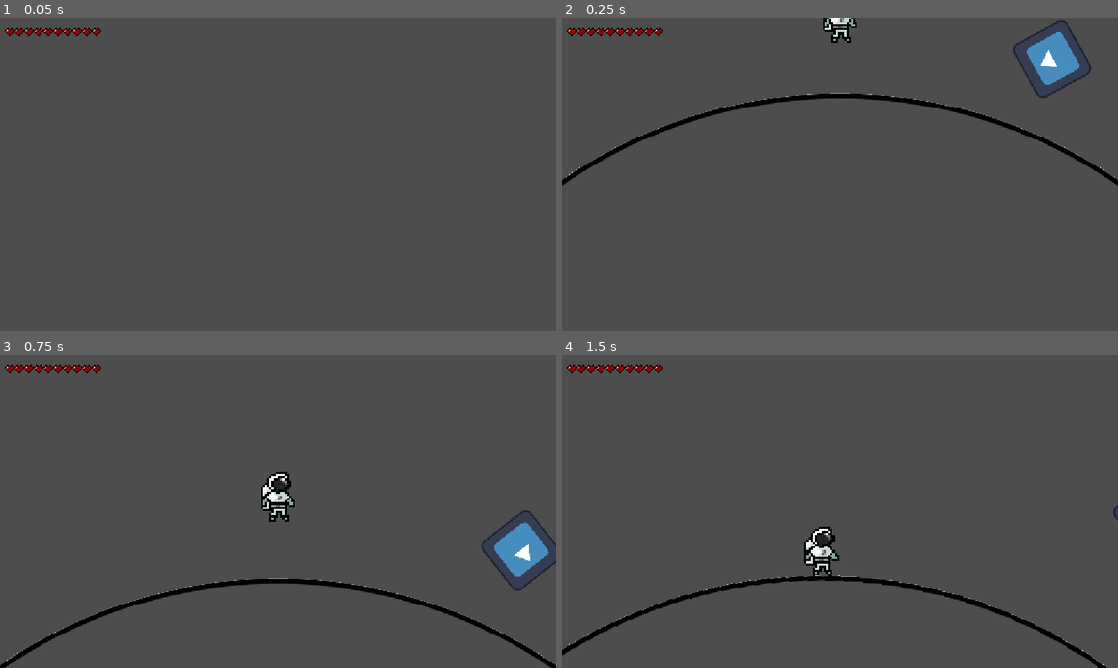
Above: before the commit, frames 1-4 (two rows, left to right).
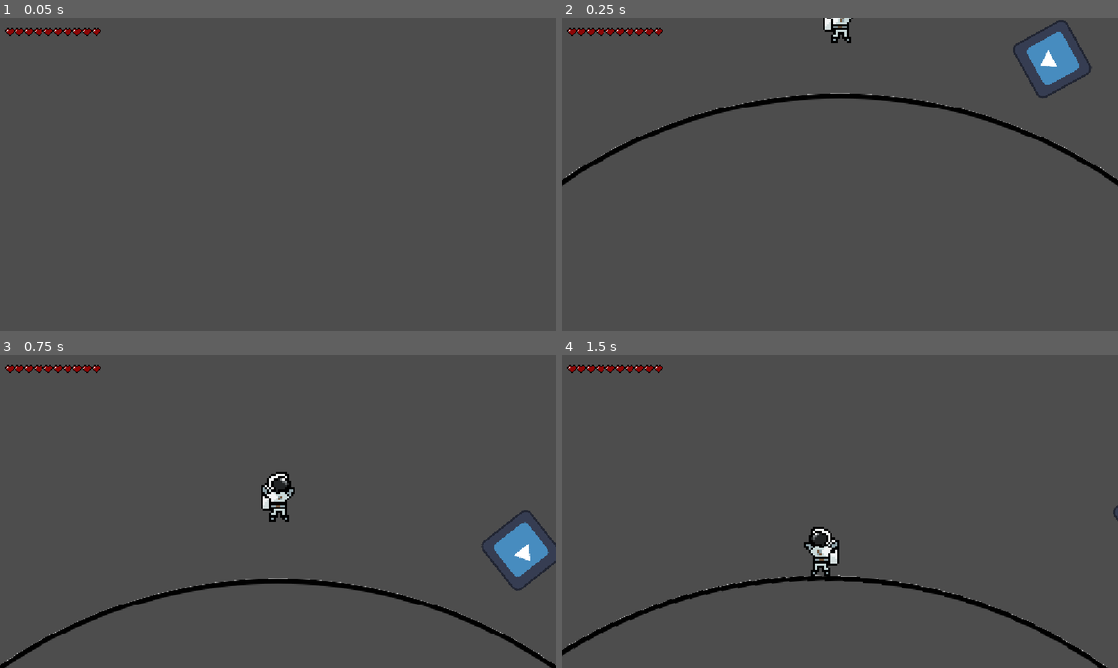
Above: after the commit, the same moments.

Repository: sDANTOSO/whs-overlockers-kiwihacks
Game: Godot game, scene res://Scenes/test_planet2.tscn
Two runs of this game, one before a commit and one after it. Both use one fixed random seed, a clock stepped at 60 frames per second and the inputs below. This scene is started directly instead of the project's main scene. The engine's default icon, where the game draws it, is replaced by a stand-in: a white triangle on a blue panel in a dark square.
Inputs (mouse positions are in pixels of both pictures, inside the frame that each line leads up to):
- Up to frame 1 (0.05 s): no input
- Up to frame 2 (0.25 s): no input
- Up to frame 3 (0.75 s): tap Enter (ui_accept) at 0.5 s; move the mouse to (400, 495) at 0.52 s; hold Right (ui_right) from 0.53 s (still down); hold C (checkpoint) from 0.53 s (still down)
- Up to frame 4 (1.5 s): tap Enter (ui_accept) at 0.77, 0.8, 1.07, 1.35 s; move the mouse to (728, 527) at 1.27 s; release Right (ui_right) at 1.28 s; release C (checkpoint) at 1.28 s; hold Left (ui_left) from 1.28 s (still down)

Frame 1 is identical in both runs. In frame 2, less than 0.1% of the frame differs, in the area x 47-53%, y 0-4%; in frame 3, 0.1%; in frame 4, 0.5%, in the area x 43-50%, y 54-71%.

Commit message:
added player jump sprite

Diff:
--- a/fruity-space/Scenes/enemy_planet.tscn
+++ b/fruity-space/Scenes/enemy_planet.tscn
@@ -1,11 +1,12 @@
-[gd_scene format=3 uid="uid://dssbvnviwkc3b"]
+[gd_scene format=3 uid="uid://ceiwtjlc6xolg"]
 
 [ext_resource type="Script" uid="uid://c4ih7tbvxawu2" path="res://Scripts/test_planet.gd" id="1_hiosp"]
 [ext_resource type="PackedScene" uid="uid://dlu0f2d5md400" path="res://Scenes/checkpoint.tscn" id="2_4wstj"]
-[ext_resource type="PackedScene" uid="uid://bx76id5dv6bm3" path="res://Scenes/player.tscn" id="3_4wstj"]
+[ext_resource type="PackedScene" uid="uid://8k1sr0b3kpet" path="res://Scenes/player.tscn" id="3_4wstj"]
 [ext_resource type="Texture2D" uid="uid://cattslbbgtw1x" path="res://Assets/planet-v2.png" id="4_4wstj"]
 [ext_resource type="Script" uid="uid://btu1t77ylm0xs" path="res://Scripts/path_follow_2d.gd" id="4_747j0"]
 [ext_resource type="PackedScene" uid="uid://bnf2da3nf22m0" path="res://Scenes/evil_enemy.tscn" id="4_hiosp"]
+[ext_resource type="Script" uid="uid://dsxkmkw28u3iy" path="res://Scripts/player.gd" id="4_jooks"]
 [ext_resource type="PackedScene" uid="uid://s3d8uge3iohp" path="res://Scenes/collectable.tscn" id="7_hl06r"]
 
 [sub_resource type="CircleShape2D" id="CircleShape2D_cq4jf"]
@@ -29,6 +30,7 @@
 
 [node name="Player" parent="." unique_id=281807801 instance=ExtResource("3_4wstj")]
 position = Vector2(1300, 0)
+script = ExtResource("4_jooks")
 checkpoint_position = Vector2(0, 1200)
 
 [node name="Camera2D" parent="Player" index="2" unique_id=678578449]
--- /dev/null
+++ b/fruity-space/Scenes/player.gd
@@ -0,0 +1,52 @@
+extends CharacterBody2D
+
+
+@export var SPEED:float = 300;
+var theta:float = 0;
+var magnitude:float = 1200;
+@export var jump_velocity = 5;
+@export var G = 10000000;
+@onready var shapecast = $ShapeCast2D
+
+var magnitude_velocity = 0;
+
+func _ready() -> void:
+	theta = wrapf(theta, 0, TAU)
+	rotation = theta + PI/2
+	position = Vector2(
+		magnitude * cos(theta),
+		magnitude * sin(theta)
+	)
+
+func _physics_process(delta: float) -> void:
+	var direction := Input.get_axis("ui_left", "ui_right")
+
+	if not shapecast.is_colliding():
+		var A = G / max(magnitude * magnitude, 0.1)
+		magnitude_velocity += A * delta
+	else:
+		if Input.is_action_pressed("ui_accept"):
+			magnitude_velocity -= jump_velocity
+		else:
+			magnitude_velocity = 0.0
+
+	print(magnitude_velocity)
+	magnitude -= magnitude_velocity
+
+	var angular_speed = SPEED / max(magnitude, 0.1)
+	var next_theta = theta + (direction * angular_speed * delta)
+	next_theta = wrapf(next_theta, 0, TAU)
+
+	var target_position = Vector2(
+		magnitude * cos(next_theta),
+		magnitude * sin(next_theta)
+	)
+
+	velocity = (target_position - position) / delta
+
+	if move_and_slide():
+		theta = position.angle()
+		rotation = theta + PI/2
+	else:
+		theta = next_theta
+		rotation = theta + PI/2
--- a/fruity-space/Scenes/player.tscn
+++ b/fruity-space/Scenes/player.tscn
@@ -1,90 +1,8 @@
 [gd_scene format=3 uid="uid://8k1sr0b3kpet"]
 
+[ext_resource type="Script" uid="uid://dsxkmkw28u3iy" path="res://Scripts/player.gd" id="1_cvnsp"]
+[ext_resource type="Texture2D" uid="uid://bys7nk5sq33xo" path="res://Assets/astronautJump.png" id="2_6t5aa"]
 [ext_resource type="Texture2D" uid="uid://c36jyu48duhdq" path="res://Assets/astronaut.png" id="2_cvnsp"]
-
-[sub_resource type="GDScript" id="GDScript_v0iea"]
-script/source = "extends CharacterBody2D
-
-@export var SPEED:float = 300
-var theta:float = 0;
-var magnitude:float = 1200;
-@export var jump_velocity: int = 5
-@export var G: int = 10000000
-@onready var shapecast = $ShapeCast2D
-@export var max_health: int = 10;
-var health: int = max_health
-@export var damage_cooldown: int = 10
-@export var checkpoint_position: Vector2
-
-var frames_since_last_damaged = 100;
-var magnitude_velocity = 0;
-
-func _ready() -> void:
-	goto_checkpoint()
-
-func goto_checkpoint():
-	theta = checkpoint_position.x
-	magnitude = checkpoint_position.y
-	theta = wrapf(theta, 0, TAU)
-	rotation = theta + PI/2
-	position = Vector2(
-		magnitude * cos(theta),
-		magnitude * sin(theta)
-	)
-
-func _physics_process(delta: float) -> void:
-	var direction := Input.get_axis(\"ui_left\", \"ui_right\")
-
-	if not shapecast.is_colliding():
-		var A = G / max(magnitude * magnitude, 0.1)
-		magnitude_velocity += A * delta
-	else:
-		if Input.is_action_pressed(\"ui_accept\"):
-			magnitude_velocity -= jump_velocity
-		else:
-			magnitude_velocity = 0.0
-
-	magnitude -= magnitude_velocity
-
-	var angular_speed = SPEED / max(magnitude, 0.1)
-	var next_theta = theta + (direction * angular_speed * delta)
-	next_theta = wrapf(next_theta, 0, TAU)
-
-	var target_position = Vector2(
-		magnitude * cos(next_theta),
-		magnitude * sin(next_theta)
-	)
-
-	velocity = (target_position - position) / delta
-
-	if move_and_slide():
-		theta = position.angle()
-		rotation = theta + PI/2
-	else:
-		theta = next_theta
-		rotation = theta + PI/2
-
-	frames_since_last_damaged += 1
-
-	if Input.is_action_pressed(\"checkpoint\"):
-		goto_checkpoint()
-
-func handle_damage():
-	if frames_since_last_damaged >= damage_cooldown:
-		health -= 1
-		frames_since_last_damaged = 0
-		print(health);
-	if health <= 0:
-		goto_checkpoint()
-		health = max_health
-
-func handle_checkpoint(pos: Vector2):
-	checkpoint_position = Vector2 (
-	 	atan2(pos.y, pos.x),
-		Vector2(pos.x, pos.y).length()
-	)
-
-"
 
 [sub_resource type="RectangleShape2D" id="RectangleShape2D_cq4jf"]
 size = Vector2(128, 20)
@@ -93,7 +11,9 @@
 size = Vector2(100, 2)
 
 [node name="Player" type="CharacterBody2D" unique_id=281807801 groups=["Player"]]
-script = SubResource("GDScript_v0iea")
+script = ExtResource("1_cvnsp")
+idleSprite = ExtResource("2_cvnsp")
+jumpSprite = ExtResource("2_6t5aa")
 
 [node name="CollisionShape2D" type="CollisionShape2D" parent="." unique_id=1009331673]
 shape = SubResource("RectangleShape2D_cq4jf")
--- a/fruity-space/Scenes/test_planet2.tscn
+++ b/fruity-space/Scenes/test_planet2.tscn
@@ -1,10 +1,9 @@
-[gd_scene format=3 uid="uid://ceiwtjlc6xolg"]
+[gd_scene format=3 uid="uid://dehtjdfpm675b"]
 
 [ext_resource type="Script" uid="uid://c4ih7tbvxawu2" path="res://Scripts/test_planet.gd" id="1_o0eij"]
 [ext_resource type="PackedScene" uid="uid://dq7pdle6kvkf8" path="res://Scenes/camera.tscn" id="2_8xu40"]
 [ext_resource type="PackedScene" uid="uid://dlu0f2d5md400" path="res://Scenes/checkpoint.tscn" id="3_b06hq"]
 [ext_resource type="PackedScene" uid="uid://8k1sr0b3kpet" path="res://Scenes/player.tscn" id="4_cdedg"]
-[ext_resource type="Script" uid="uid://dsxkmkw28u3iy" path="res://Scripts/player.gd" id="5_8xu40"]
 [ext_resource type="Texture2D" uid="uid://bupdaej36xveh" path="res://Assets/Circle_(transparent).png" id="5_uolre"]
 [ext_resource type="Script" uid="uid://btu1t77ylm0xs" path="res://Scripts/path_follow_2d.gd" id="6_jxygr"]
 [ext_resource type="PackedScene" uid="uid://bnf2da3nf22m0" path="res://Scenes/evil_enemy.tscn" id="7_jtigk"]
@@ -31,9 +30,9 @@
 [node name="Area2D" parent="Sprite2D" index="0" unique_id=1287813010 node_paths=PackedStringArray("player")]
 player = NodePath("../../Player")
 
-[node name="Player" parent="." unique_id=281807801 instance=ExtResource("4_cdedg")]
+[node name="Player" parent="." unique_id=281807801 node_paths=PackedStringArray("hud") instance=ExtResource("4_cdedg")]
 position = Vector2(1300, 0)
-script = ExtResource("5_8xu40")
+hud = NodePath("../Camera/Camera2D/CanvasLayer/HUD")
 checkpoint_position = Vector2(0, 1200)
 
 [node name="RigidBody2D" type="RigidBody2D" parent="." unique_id=989876643]
--- a/fruity-space/Scripts/hud.gd
+++ b/fruity-space/Scripts/hud.gd
@@ -1,4 +1,5 @@
 extends Control
+class_name HUD
 
 const heart = preload("res://Scenes/heart.tscn")
 
--- a/fruity-space/Scripts/player.gd
+++ b/fruity-space/Scripts/player.gd
@@ -7,11 +7,15 @@
 @export var jump_velocity: int = 5
 @export var G: int = 10000000
 @onready var shapecast = $ShapeCast2D
-@onready var hud = $"../Camera/Camera2D/CanvasLayer/HUD"
+@export var hud: Control;
 @export var max_health: int = 10;
 var health: int = max_health
 @export var damage_cooldown: int = 10
 @export var checkpoint_position: Vector2
+
+@onready var sprite: Sprite2D = $Sprite2D;
+@export var idleSprite : Texture;
+@export var jumpSprite : Texture;
 
 
 var frames_since_last_damaged = 100;
@@ -21,7 +25,6 @@
 func _ready() -> void:
 	goto_checkpoint()
 	hud.display_health(health)
-
 
 func goto_checkpoint():
 	theta = checkpoint_position.x
@@ -36,10 +39,17 @@
 func _physics_process(delta: float) -> void:
 	var direction := Input.get_axis("ui_left", "ui_right")
 
+	if direction > 0:
+		sprite.flip_h = false;
+	elif direction < 0:
+		sprite.flip_h = true;
+
 	if not shapecast.is_colliding():
 		var A = G / max(magnitude * magnitude, 0.1)
 		magnitude_velocity += A * delta
+		sprite.texture = jumpSprite;
 	else:
+		sprite.texture = idleSprite;
 		if Input.is_action_pressed("ui_accept"):
 			magnitude_velocity -= jump_velocity
 		else:
Not shown, added: fruity-space/Assets/enemy.png.import
Not shown, added: fruity-space/Scenes/player.gd.uid
